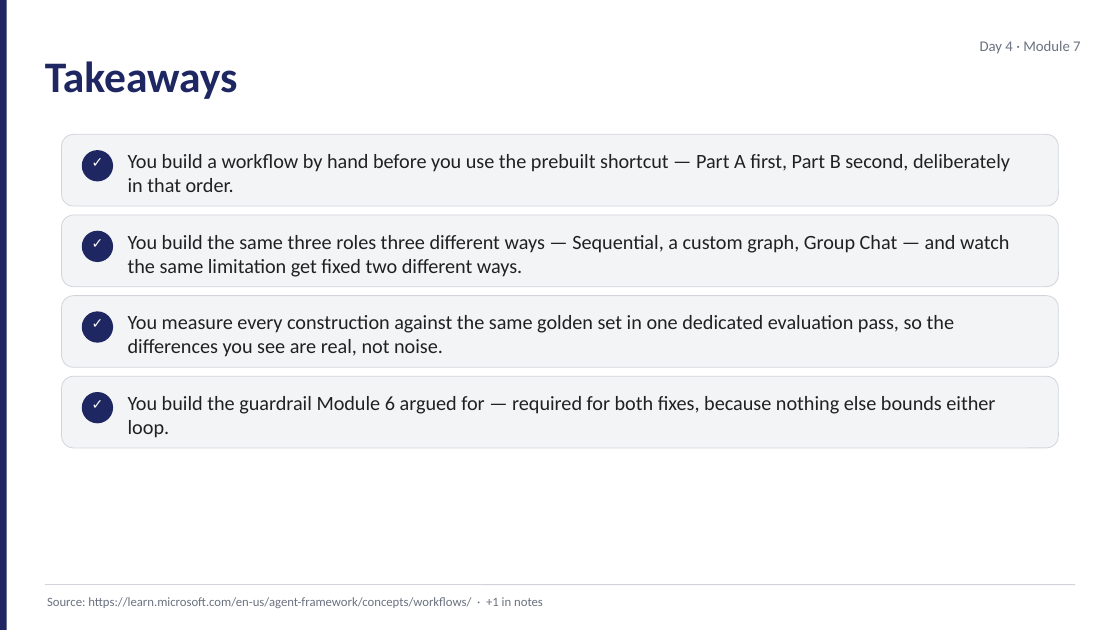
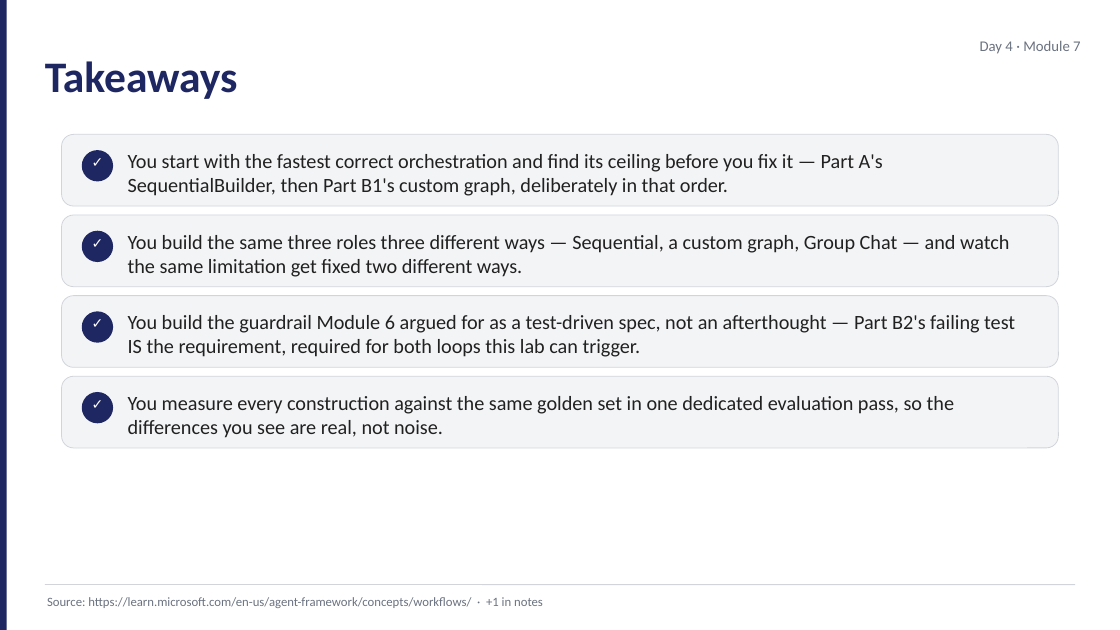
Before and after one commit to JimPiquant/Building-AI-Apps-and-Agents, a slide deck: slide 12 of decks/day4/module-7-lab-kickoff.pptx. Drawn at 1120x630 pixels with LibreOffice and Linux fonts; fonts in the diff are those of the drawing. Boxes give left, top, right and bottom in pixels: in the first picture for what was removed or moved away, otherwise in the second. Text is boxed around its words. In the diff, an @@ line names an element or a change of style, - is before the commit and + after.

```diff
--- a/decks/day4/module-7-lab-kickoff.pptx
+++ b/decks/day4/module-7-lab-kickoff.pptx
@@ text at (128, 154, 883, 196): text changed @@
-You build a workflow by hand before you use the prebuilt shortcut — Part A first, Part B second, deliberately in that order.
+You start with the fastest correct orchestration and find its ceiling before you fix it — Part A's SequentialBuilder, then Part B1's custom graph, deliberately in that order.
@@ text at (128, 315, 1015, 357): text changed @@
-You build the guardrail Module 6 argued for — required for both fixes, because nothing else bounds either loop.
+You build the guardrail Module 6 argued for as a test-driven spec, not an afterthought — Part B2's failing test IS the requirement, required for both loops this lab can trigger.
@@ text "You measure every construction against ...": place and size @@
-text "You measure every construction against ..." at (128, 315, 954, 357)
+text "You measure every construction against ..." at (128, 396, 954, 438)
```
Also in this commit, not shown: 11 other slides changed, 18 other files.
